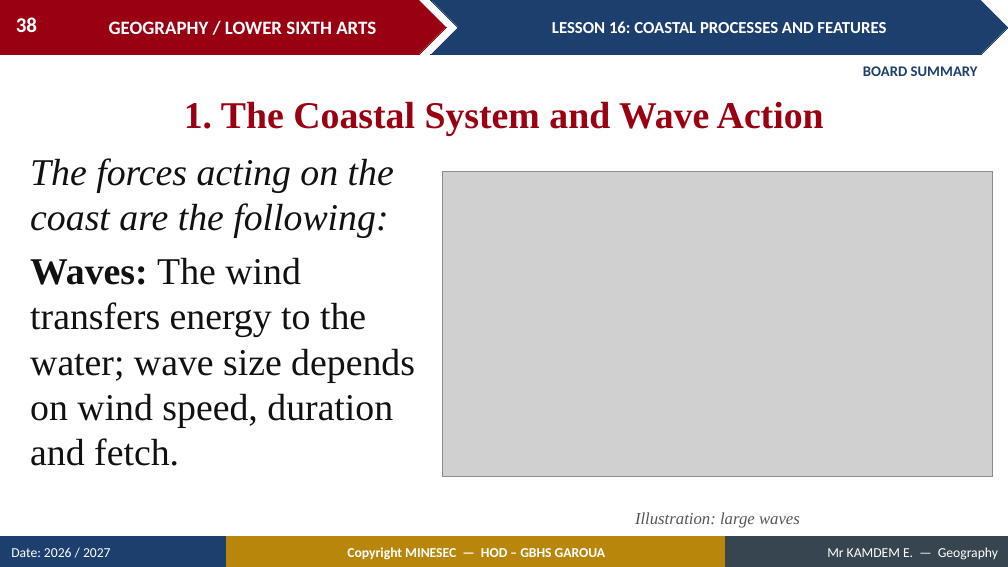
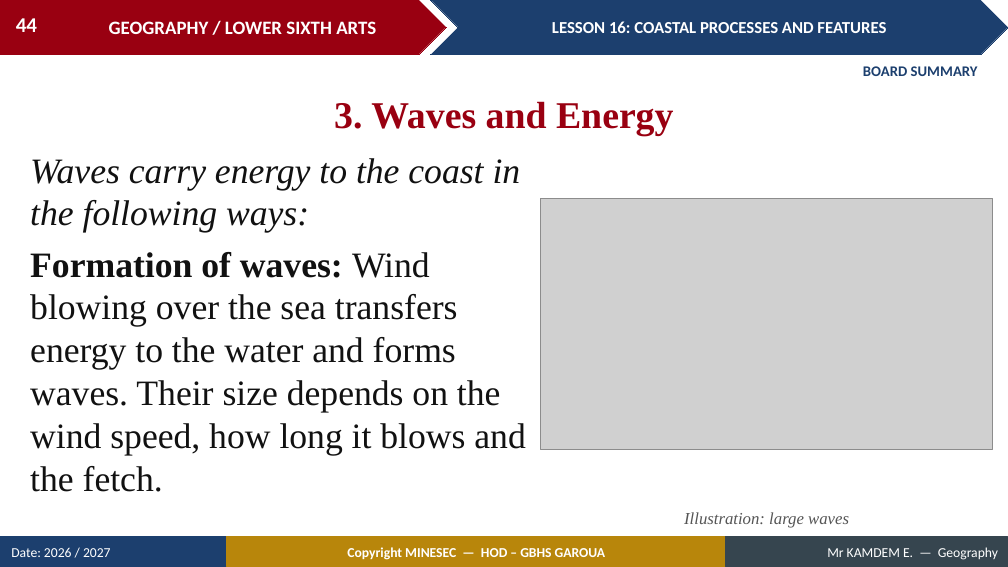
Before and after one commit to Berthautk/linea-github, a slide deck: slide 44 of lecons/LSA/Geomorphology/18_LSA_GEOMO_L16_Coastal_Processes_and_Features.pptx (slide 38 before the commit). Drawn at 1008x567 pixels with LibreOffice and Linux fonts; fonts in the diff are those of the drawing; grey boxes stand for pictures. Boxes give left, top, right and bottom in pixels: in the first picture for what was removed or moved away, otherwise in the second. Text is boxed around its words. In the diff, an @@ line names an element or a change of style, - is before the commit and + after.

```diff
--- a/lecons/LSA/Geomorphology/18_LSA_GEOMO_L16_Coastal_Processes_and_Features.pptx
+++ b/lecons/LSA/Geomorphology/18_LSA_GEOMO_L16_Coastal_Processes_and_Features.pptx
@@ page number at (x1=16, y1=18, x2=37, y2=32): text changed @@
-38
+44
@@ text at (x1=334, y1=101, x2=673, y2=136): text changed @@
-1. The Coastal System and Wave Action
+3. Waves and Energy
@@ text at (x1=30, y1=158, x2=525, y2=492): text changed; size 36 to 34 pt @@
-The forces acting on the coast are the following:
-Waves: The wind transfers energy to the water; wave size depends on wind speed, duration and fetch.
+Waves carry energy to the coast in the following ways:
+Formation of waves: Wind blowing over the sea transfers energy to the water and forms waves. Their size depends on the wind speed, how long it blows and the fetch.
@@ picture resized from (x1=442, y1=172, x2=993, y2=477) to (x1=541, y1=199, x2=993, y2=450) @@
@@ text "Illustration: large waves" moved from (x1=635, y1=512, x2=800, y2=528) to (x1=684, y1=512, x2=849, y2=528) @@
```
Also in this commit, not shown: 14 other slides changed, 14 slides added, 3 slides removed, 20 other files.
